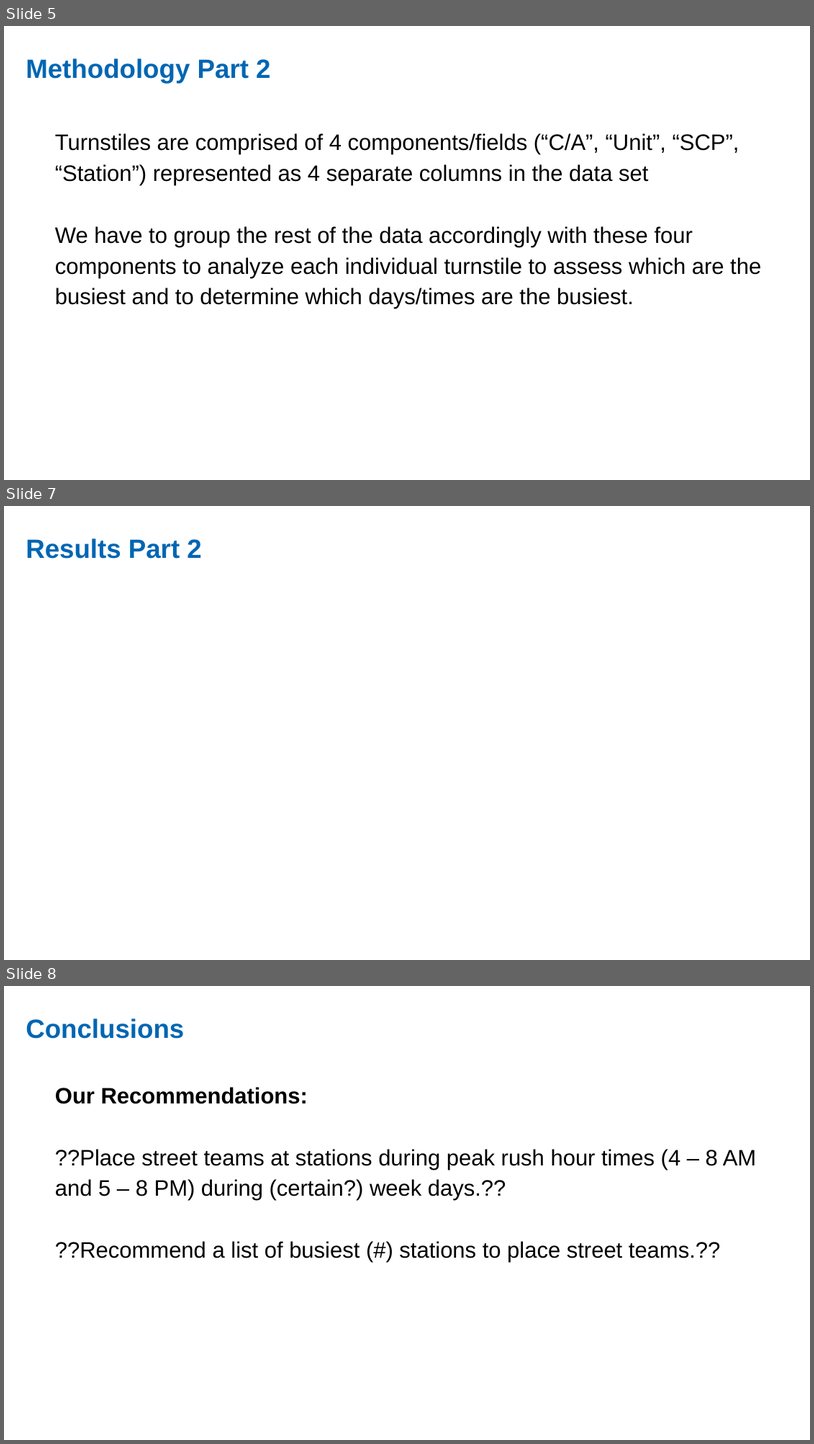
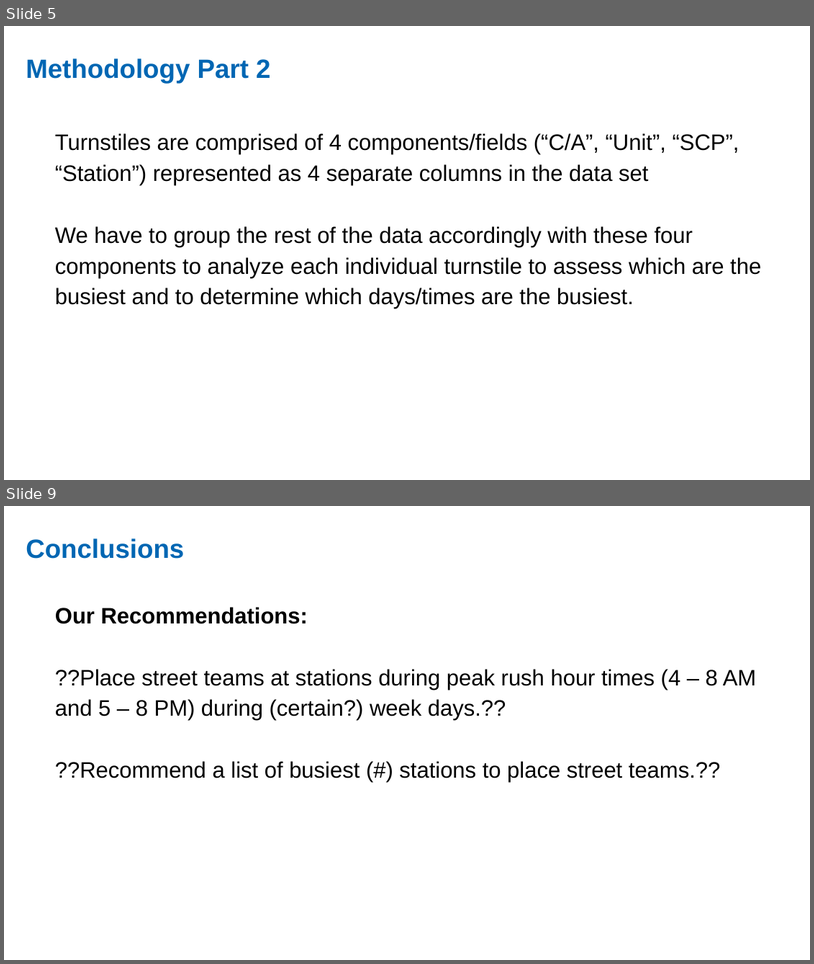
Before and after one commit to ekand/mtacular, a slide deck: reports/MTA_Data_PP.odp. Shown one above the other, each under a label of ours: slides 5, 7 and 8 before the commit, slides 5 and 9 after it; the slides between them are not shown. The pictures are 814x1444 and 814x964 pixels, drawn with LibreOffice and Linux fonts; fonts in the diff are those of the drawing. Boxes give left, top, right and bottom in pixels: in the first picture for what was removed or moved away, otherwise in the second. Text is boxed around its words. In the diff, an @@ line names an element or a change of style, - is before the commit and + after.

```diff
--- a/reports/MTA_Data_PP.odp
+++ b/reports/MTA_Data_PP.odp
@@ slide 7 removed at [4, 506, 810, 960], background #FFFFFF @@
@@ text removed at [26, 538, 201, 559] @@
-Results Part 2
@@ what was slide 8 is now slide 9 @@
```
Also in this commit, not shown: 1 slide changed, 2 slides added, 1 other file.
